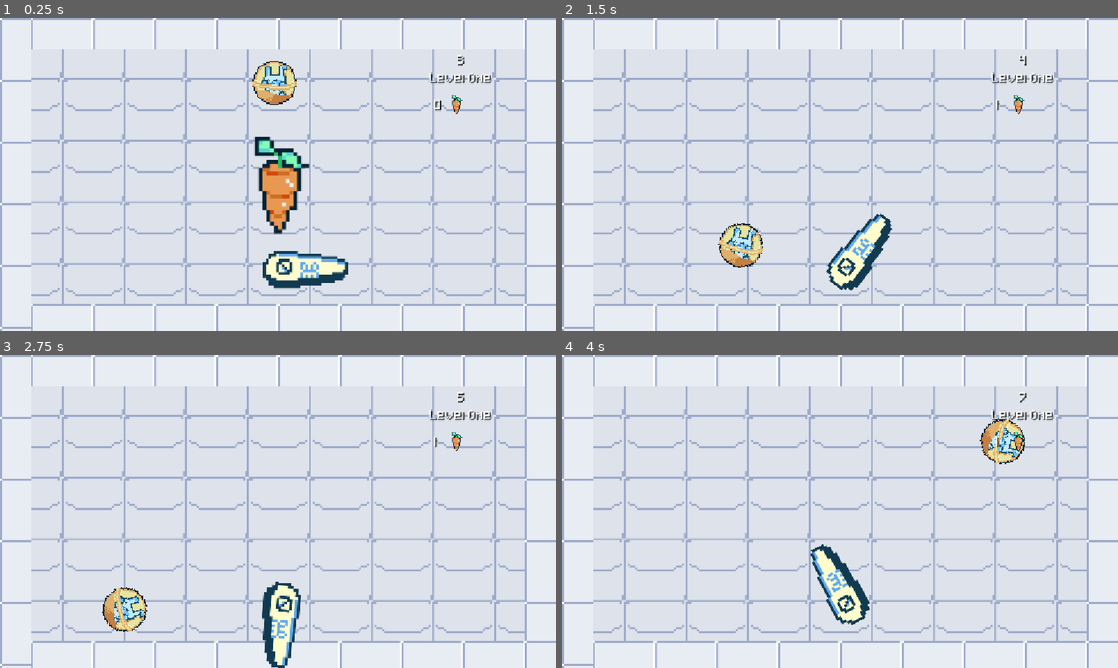
Above: before the commit, frames 1-4 (two rows, left to right).
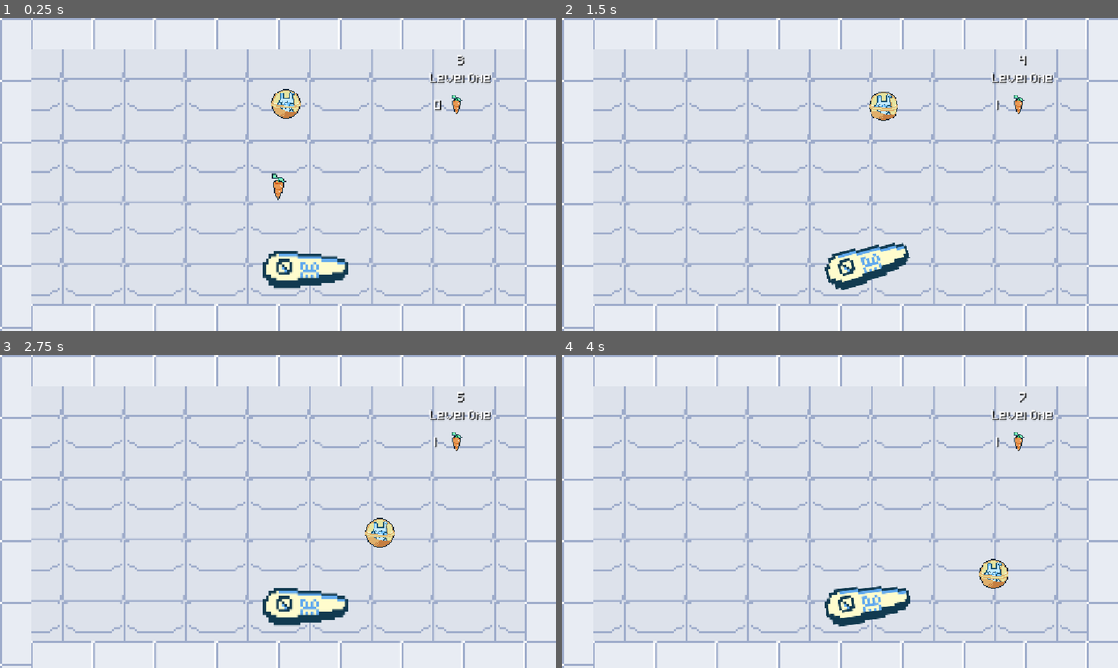
Above: after the commit, the same moments.

Repository: Junoholic/Bounce-Back-Project
Game: Godot game, scene res://main.tscn
Two runs of this game, one before a commit and one after it. Both use one fixed random seed, a clock stepped at 60 frames per second and the inputs below.
Inputs:
- Up to frame 1 (0.25 s): no input
- Up to frame 2 (1.5 s): hold D (move_right) 0.53-1.28 s; hold 1 (paddle 1) 0.53-1.28 s; hold A (move_left) from 1.28 s (still down); tap 1 (paddle 1) at 1.35 s
- Up to frame 3 (2.75 s): release A (move_left) at 2.03 s; hold D (move_right) from 2.03 s (still down); hold 1 (paddle 1) from 2.03 s (still down)
- Up to frame 4 (4 s): release 1 (paddle 1) at 2.78 s; tap 1 (paddle 1) at 2.85 s; release D (move_right) at 3.53 s; hold A (move_left) from 3.53 s (still down); hold 1 (paddle 1) from 3.53 s (still down)

The runs differ from the first frame. In frame 1, 2.9% of the frame differs, in the area x 45-56%, y 13-70%; in frame 2, 2.9%; in frame 3, 3.2%, in the area x 18-71%, y 52-100%; in frame 4, 3.2%.

Commit message:
Scale

Diff:
--- a/pinbounce/Ball.tscn
+++ b/pinbounce/Ball.tscn
@@ -7,14 +7,15 @@
 bounce = 2.5
 
 [sub_resource type="CircleShape2D" id="CircleShape2D_450et"]
-radius = 46.95
+radius = 30.769234
 
 [node name="Ball" type="RigidBody2D" unique_id=895890468]
+scale = Vector2(0.325, 0.325)
 physics_material_override = SubResource("PhysicsMaterial_5vw27")
 
 [node name="CollisionShape2D" type="CollisionShape2D" parent="." unique_id=1865369357]
 shape = SubResource("CircleShape2D_450et")
 
 [node name="Sprite2D" type="Sprite2D" parent="." unique_id=1366348504]
-scale = Vector2(0.09, 0.09)
+scale = Vector2(0.06, 0.06)
 texture = ExtResource("1_dy6sc")
--- a/pinbounce/Carrot.tscn
+++ b/pinbounce/Carrot.tscn
@@ -7,6 +7,7 @@
 radius = 30.536863
 
 [node name="Carrot" type="Area2D" unique_id=2055753811]
+scale = Vector2(0.27, 0.27)
 script = ExtResource("1_qg445")
 
 [node name="CollisionShape2D" type="CollisionShape2D" parent="." unique_id=778304282]
--- a/pinbounce/Paddle.gd
+++ b/pinbounce/Paddle.gd
@@ -3,7 +3,7 @@
 var cooldown
 var baseposition
 var rotationMult = 8
-var length = 10.2
+var length = 0.2
 var pivotDistance = 0
 var rot
 
--- a/pinbounce/main.tscn
+++ b/pinbounce/main.tscn
@@ -172,9 +172,6 @@
 
 [node name="Marker2D" type="Marker2D" parent="." unique_id=1469290145]
 
-[node name="Ball" parent="." unique_id=990906771 instance=ExtResource("2_0xm2m")]
-position = Vector2(569, 76)
-
 [node name="Paddle" parent="." unique_id=803579783 instance=ExtResource("3_h2yge")]
 position = Vector2(589, 515.70496)
 scale = Vector2(8.32, 8.32)
@@ -245,3 +242,6 @@
 
 [node name="Carrot" parent="." unique_id=2055753811 instance=ExtResource("8_5vw27")]
 position = Vector2(576, 350)
+
+[node name="Ball" parent="." unique_id=895890468 instance=ExtResource("2_0xm2m")]
+position = Vector2(593, 149)
